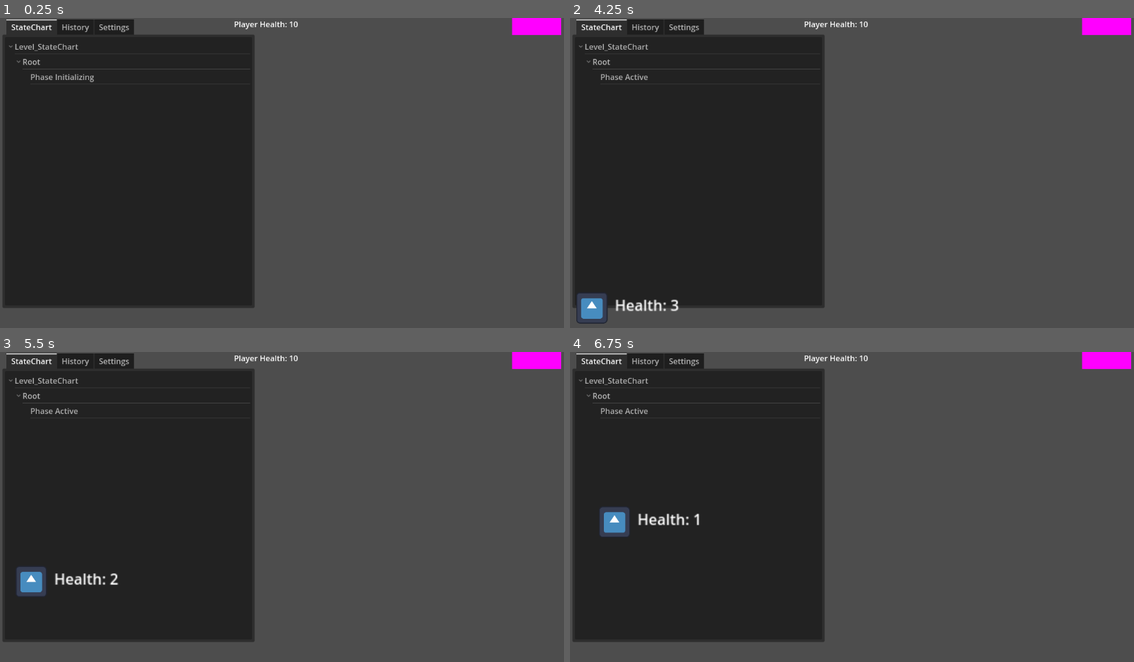
Above: before the commit, frames 1-4 (two rows, left to right).
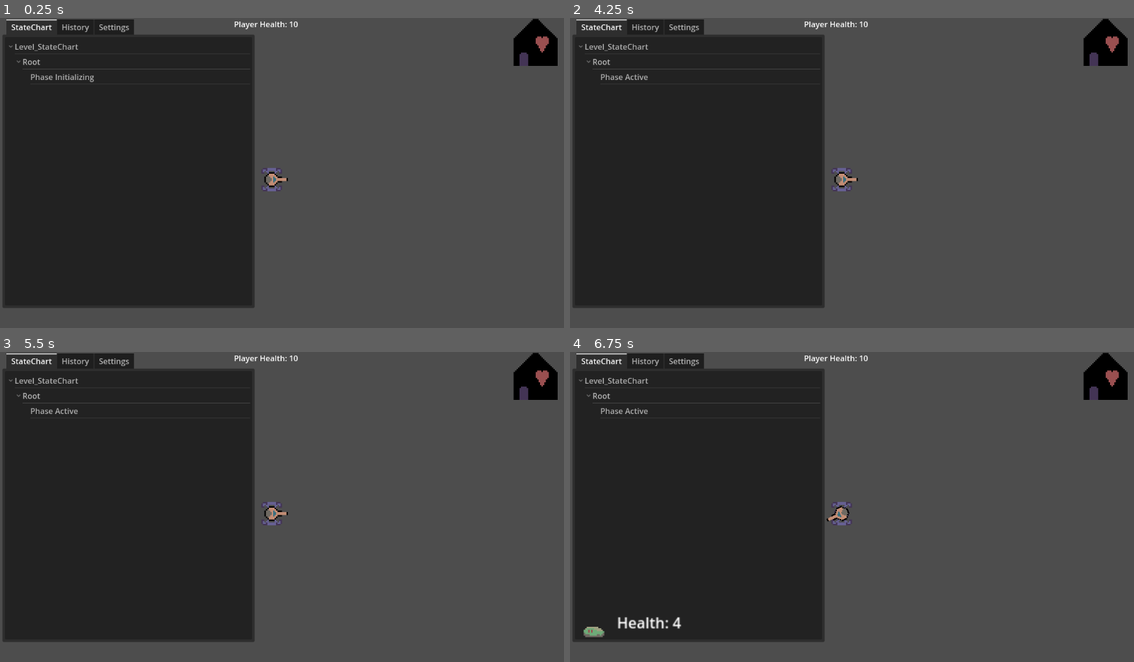
Above: after the commit, the same moments.

Repository: Jehree/GD4-TowerDefense
Game: Godot game, scene res://Scenes/Level01.tscn
Same seed, same stepped clock (60 frames per second), same inputs: the game is played once before the commit and once after it. The engine's default icon, where the game draws it, is replaced by a stand-in: a white triangle on a blue panel in a dark square.
Inputs:
- Up to frame 1 (0.25 s): no input
- Up to frame 2 (4.25 s): tap Enter (ui_accept) at 0.5, 0.77, 1.25, 1.52, 2, 2.75, 3.02, 3.5, 3.77 s; hold Shift 0.53-1.28 s; tap Shift at 1.35, 2.85 s; hold Shift 2.03-2.78 s; hold Shift from 3.53 s (still down)
- Up to frame 3 (5.5 s): release Shift at 4.28 s; tap Shift at 4.35 s; tap Enter (ui_accept) at 4.52 s; hold Shift from 5.03 s (still down)
- Up to frame 4 (6.75 s): release Shift at 5.78 s; tap Shift at 5.85 s; tap Enter (ui_accept) at 6.02 s; hold Shift from 6.53 s (still down)

The runs differ from the first frame. In frame 1, 1.5% of the frame differs, in the area x 46-100%, y 0-56%; in frame 2, 2.1%; in frame 3, 2.2%; in frame 4, 2.6%, in the area x 2-100%, y 0-93%.

Commit message:
beginnings of the turrets!

Diff:
--- a/Prefabs/Enemy.tscn
+++ b/Prefabs/Enemy.tscn
@@ -1,12 +1,13 @@
 [gd_scene load_steps=4 format=3 uid="uid://cpo4bka3uu6eh"]
 
 [ext_resource type="Script" path="res://Scripts/enemy.gd" id="1_n24rm"]
-[ext_resource type="Texture2D" uid="uid://conxl4tvl53xu" path="res://Sprites/icon.svg" id="2_ui2yd"]
+[ext_resource type="Texture2D" uid="uid://eufwu1xsqs3g" path="res://Sprites/enemy.png" id="2_o12cd"]
 
-[sub_resource type="CircleShape2D" id="CircleShape2D_gamku"]
-radius = 42.19
+[sub_resource type="CapsuleShape2D" id="CapsuleShape2D_yox7m"]
+radius = 13.9979
+height = 48.0276
 
-[node name="Enemy_Path_Follower" type="PathFollow2D"]
+[node name="Enemy_Path_Follower" type="PathFollow2D" groups=["Enemy"]]
 position = Vector2(42, 617)
 rotation = -1.12475
 rotates = false
@@ -14,9 +15,11 @@
 script = ExtResource("1_n24rm")
 
 [node name="Enemy" type="Sprite2D" parent="."]
+texture_filter = 1
+texture_repeat = 1
 rotation = 1.12399
-scale = Vector2(0.5, 0.5)
-texture = ExtResource("2_ui2yd")
+scale = Vector2(3, 3)
+texture = ExtResource("2_o12cd")
 
 [node name="Health_Amount" type="Label" parent="."]
 unique_name_in_owner = true
@@ -31,7 +34,9 @@
 [node name="Area2D" type="Area2D" parent="."]
 
 [node name="CollisionShape2D" type="CollisionShape2D" parent="Area2D"]
-shape = SubResource("CircleShape2D_gamku")
+position = Vector2(-13.9638, 5.56891)
+rotation = -0.44648
+shape = SubResource("CapsuleShape2D_yox7m")
 debug_color = Color(0, 0.6, 0.701961, 0.419608)
 
 [connection signal="area_entered" from="Area2D" to="." method="_on_area_2d_area_entered"]
--- /dev/null
+++ b/Prefabs/basic_turret.tscn
@@ -0,0 +1,82 @@
+[gd_scene load_steps=10 format=3 uid="uid://d3h3hkhvoekk5"]
+
+[ext_resource type="Script" path="res://Scripts/turret.gd" id="1_3lr8o"]
+[ext_resource type="Texture2D" uid="uid://cg46g73crgrwe" path="res://Sprites/turret base.png" id="2_nimrw"]
+[ext_resource type="Texture2D" uid="uid://csvnjbb835v6" path="res://Sprites/turret gun.png" id="3_bqss5"]
+[ext_resource type="Script" path="res://addons/godot_state_charts/state_chart.gd" id="4_p7u0d"]
+[ext_resource type="Script" path="res://addons/godot_state_charts/compound_state.gd" id="5_4xj8v"]
+[ext_resource type="Script" path="res://addons/godot_state_charts/atomic_state.gd" id="6_0bpvb"]
+[ext_resource type="Script" path="res://addons/godot_state_charts/transition.gd" id="7_mrqug"]
+[ext_resource type="PackedScene" uid="uid://bcwkugn6v3oy7" path="res://addons/godot_state_charts/utilities/state_chart_debugger.tscn" id="8_f2xvv"]
+
+[sub_resource type="CircleShape2D" id="CircleShape2D_o87t2"]
+radius = 183.678
+
+[node name="Basic_Turret" type="Node2D"]
+scale = Vector2(3, 3)
+script = ExtResource("1_3lr8o")
+targetSwapDelay = 2.0
+priorityOverrideHealthThreshold = 0.5
+enemyPriorityList = Array[int]([2, 1, 0])
+
+[node name="Sprite2D_Base" type="Sprite2D" parent="."]
+texture_filter = 1
+texture_repeat = 1
+texture = ExtResource("2_nimrw")
+
+[node name="Gun" type="Node2D" parent="."]
+
+[node name="Sprite2D_Gun" type="Sprite2D" parent="Gun"]
+texture_filter = 1
+texture_repeat = 1
+rotation = 1.57079
+texture = ExtResource("3_bqss5")
+offset = Vector2(0, -3)
+
+[node name="Barrel_End" type="Node2D" parent="Gun"]
+position = Vector2(11, -3.05176e-05)
+
+[node name="Detection_Area" type="Area2D" parent="."]
+
+[node name="CollisionShape2D" type="CollisionShape2D" parent="Detection_Area"]
+shape = SubResource("CircleShape2D_o87t2")
+
+[node name="Turret_StateChart" type="Node" parent="."]
+script = ExtResource("4_p7u0d")
+
+[node name="Root" type="Node" parent="Turret_StateChart"]
+script = ExtResource("5_4xj8v")
+initial_state = NodePath("Idle")
+
+[node name="Idle" type="Node" parent="Turret_StateChart/Root"]
+script = ExtResource("6_0bpvb")
+
+[node name="To Targeting" type="Node" parent="Turret_StateChart/Root/Idle"]
+script = ExtResource("7_mrqug")
+to = NodePath("../../Targeting")
+event = &"targeting"
+
+[node name="Targeting" type="Node" parent="Turret_StateChart/Root"]
+script = ExtResource("6_0bpvb")
+
+[node name="To Idle" type="Node" parent="Turret_StateChart/Root/Targeting"]
+script = ExtResource("7_mrqug")
+to = NodePath("../../Idle")
+event = &"idle"
+
+[node name="StateChartDebugger" parent="." instance=ExtResource("8_f2xvv")]
+visible = false
+offset_left = 48.3333
+offset_top = -55.6667
+offset_right = 406.333
+offset_bottom = 309.333
+scale = Vector2(0.284341, 0.284341)
+
+[node name="Target_Swap_Timer" type="Timer" parent="."]
+
+[connection signal="area_entered" from="Detection_Area" to="." method="_on_detection_area_area_entered"]
+[connection signal="area_exited" from="Detection_Area" to="." method="_on_detection_area_area_exited"]
+[connection signal="state_entered" from="Turret_StateChart/Root/Targeting" to="." method="_on_targeting_state_entered"]
+[connection signal="state_exited" from="Turret_StateChart/Root/Targeting" to="." method="_on_targeting_state_exited"]
+[connection signal="state_processing" from="Turret_StateChart/Root/Targeting" to="." method="_on_targeting_state_processing"]
+[connection signal="timeout" from="Target_Swap_Timer" to="." method="_on_target_swap_timer_timeout"]
--- a/Resources/Phases/Level01/Level01_Phase01.tres
+++ b/Resources/Phases/Level01/Level01_Phase01.tres
@@ -14,3 +14,4 @@
 enemy02_res = ExtResource("2_q7pjb")
 enemy03_res = ExtResource("3_i441h")
 timeBetweenSpawns = 3.0
+phaseCooldown = 3.0
--- a/Resources/Phases/Level03/Level03_Phase02.tres
+++ b/Resources/Phases/Level03/Level03_Phase02.tres
@@ -10,6 +10,9 @@
 enemy01_count = 10
 enemy02_count = 10
 enemy03_count = 8
+enemy04_count = 5
 enemy01_res = ExtResource("1_p8d7r")
 enemy02_res = ExtResource("2_tnphd")
 enemy03_res = ExtResource("3_ntals")
+timeBetweenSpawns = 1.0
+phaseCooldown = 3.0
--- a/Resources/Phases/TestingPhase/TESTING_PHASE.tres
+++ b/Resources/Phases/TestingPhase/TESTING_PHASE.tres
@@ -8,10 +8,10 @@
 [resource]
 script = ExtResource("4_lss3v")
 enemy01_count = 1
-enemy02_count = 0
-enemy03_count = 0
+enemy02_count = 1
+enemy03_count = 1
 enemy01_res = ExtResource("1_o8vmh")
 enemy02_res = ExtResource("2_ppay4")
 enemy03_res = ExtResource("3_vdni4")
-timeBetweenSpawns = 1.0
+timeBetweenSpawns = 3.0
 phaseCooldown = 3.0
--- a/Resources/enemy_01.tres
+++ b/Resources/enemy_01.tres
@@ -4,6 +4,8 @@
 
 [resource]
 script = ExtResource("1_ys88y")
-enemyDamage = 2
-moveSpeed = 100
+enemyType = 0
+enemyDamage = 3
+moveSpeed = 150
 maxHealth = 3
+scoreValue = 2
--- a/Resources/enemy_02.tres
+++ b/Resources/enemy_02.tres
@@ -4,6 +4,8 @@
 
 [resource]
 script = ExtResource("1_r482j")
+enemyType = 2
 enemyDamage = 5
-moveSpeed = 150
+moveSpeed = 80
 maxHealth = 5
+scoreValue = 3
--- a/Resources/enemy_03.tres
+++ b/Resources/enemy_03.tres
@@ -4,6 +4,8 @@
 
 [resource]
 script = ExtResource("1_m0u4u")
+enemyType = 1
 enemyDamage = 3
-moveSpeed = 250
-maxHealth = 8
+moveSpeed = 200
+maxHealth = 2
+scoreValue = 4
--- a/Scenes/Level01.tscn
+++ b/Scenes/Level01.tscn
@@ -1,15 +1,17 @@
-[gd_scene load_steps=14 format=3 uid="uid://bqcye3p3xus0m"]
+[gd_scene load_steps=15 format=3 uid="uid://bqcye3p3xus0m"]
 
 [ext_resource type="PackedScene" uid="uid://bcwkugn6v3oy7" path="res://addons/godot_state_charts/utilities/state_chart_debugger.tscn" id="1_p05oh"]
 [ext_resource type="Script" path="res://Scripts/home_base.gd" id="2_7e0ir"]
 [ext_resource type="Script" path="res://Scripts/health_ui.gd" id="3_8aa4j"]
 [ext_resource type="Resource" uid="uid://dwjri8tpxrnh7" path="res://Resources/Phases/TestingPhase/TESTING_PHASE.tres" id="3_hdw1t"]
 [ext_resource type="Script" path="res://Scripts/level_controller.gd" id="5_qh4mb"]
+[ext_resource type="Texture2D" uid="uid://i08asv57scio" path="res://Sprites/home base.png" id="6_ej1rl"]
 [ext_resource type="Script" path="res://Scripts/enemy_spawner.gd" id="8_eocyy"]
 [ext_resource type="Script" path="res://addons/godot_state_charts/state_chart.gd" id="8_vr8dj"]
 [ext_resource type="Script" path="res://addons/godot_state_charts/compound_state.gd" id="9_m634t"]
 [ext_resource type="Script" path="res://addons/godot_state_charts/atomic_state.gd" id="10_kvbm7"]
 [ext_resource type="Script" path="res://addons/godot_state_charts/transition.gd" id="11_eiycb"]
+[ext_resource type="PackedScene" uid="uid://d3h3hkhvoekk5" path="res://Prefabs/basic_turret.tscn" id="12_0rquj"]
 
 [sub_resource type="Curve2D" id="Curve2D_4io5x"]
 resource_local_to_scene = true
@@ -17,9 +19,6 @@
 "points": PackedVector2Array(0, 0, 0, 0, 42, 617, -227.86, -1.12246, 227.86, 1.12246, 327, 21, -186.329, 28.0616, 186.329, -28.0616, 520, 601, -142.553, -25.8166, 142.553, 25.8166, 800, 51, -143.675, -13.4695, 143.675, 13.4695, 912, 583, 0, 0, 0, 0, 1095, 38)
 }
 point_count = 6
-
-[sub_resource type="PlaceholderTexture2D" id="PlaceholderTexture2D_8l4ak"]
-size = Vector2(100, 50)
 
 [sub_resource type="RectangleShape2D" id="RectangleShape2D_cyjm1"]
 size = Vector2(107, 44)
@@ -57,8 +56,11 @@
 script = ExtResource("2_7e0ir")
 
 [node name="Sprite2D" type="Sprite2D" parent="Home_Base" groups=["HomeBase"]]
-position = Vector2(1096, 10)
-texture = SubResource("PlaceholderTexture2D_8l4ak")
+texture_filter = 1
+texture_repeat = 1
+position = Vector2(1094, 50)
+scale = Vector2(3, 3)
+texture = ExtResource("6_ej1rl")
 
 [node name="Health_Amount" type="Label" parent="Home_Base"]
 unique_name_in_owner = true
@@ -73,7 +75,7 @@
 position = Vector2(1096, 10)
 
 [node name="CollisionShape2D" type="CollisionShape2D" parent="Home_Base/Area2D"]
-position = Vector2(-0.5, 12)
+position = Vector2(-3, 72)
 shape = SubResource("RectangleShape2D_cyjm1")
 
 [node name="Health_UI" type="Label" parent="."]
@@ -124,6 +126,9 @@
 to = NodePath("../../Phase Initializing")
 event = &"phase_init"
 
+[node name="Basic_Turret" parent="." instance=ExtResource("12_0rquj")]
+position = Vector2(555, 331)
+
 [connection signal="timeout" from="Level_Controller/Phase_Cooldown" to="Level_Controller" method="_on_phase_cooldown_timeout"]
 [connection signal="END_OF_PHASE" from="Enemy_Spawner" to="Level_Controller" method="_on_enemy_spawner_end_of_phase"]
 [connection signal="child_exiting_tree" from="Enemy_Spawner/Enemy_Path" to="Level_Controller" method="_on_enemy_path_child_exiting_tree"]
--- a/Scripts/enemy.gd
+++ b/Scripts/enemy.gd
@@ -1,10 +1,11 @@
 extends PathFollow2D
 
-@export var moveSpeed := 100.0
-@export var maxHealth := 5
+var moveSpeed := 100.0
+var maxHealth := 5
 var currentHealth: int
-@export var enemyDamage := 2
-@export var scoreValue := 2
+var enemyDamage := 2
+var scoreValue := 2
+var enemyType
 
 signal ENEMY_DEATH(scoreValue: int)
 
--- a/Scripts/enemy_resource.gd
+++ b/Scripts/enemy_resource.gd
@@ -1,6 +1,8 @@
 extends Resource
 class_name Enemy_Resource
 
+@export var enemyType:ENM.EnemyType = ENM.EnemyType.BASIC
 @export var enemyDamage:int
 @export var moveSpeed:int
 @export var maxHealth:int
+@export var scoreValue:int
--- a/Scripts/enemy_spawner.gd
+++ b/Scripts/enemy_spawner.gd
@@ -39,7 +39,9 @@
 
 func InstantiateEnemy(enemyResource:Enemy_Resource):
 	var instance = enemyToInstantiate.instantiate()
+	instance.enemyType = enemyResource.enemyType
 	instance.enemyDamage = enemyResource.enemyDamage
 	instance.moveSpeed = enemyResource.moveSpeed
 	instance.maxHealth = enemyResource.maxHealth
+	instance.scoreValue = enemyResource.scoreValue
 	%Enemy_Path.add_child(instance)
--- a/Scripts/enums.gd
+++ b/Scripts/enums.gd
@@ -1,6 +1,6 @@
 extends Node
 
-enum EnemyType {
+enum EnemyName {
 	ENEMY01,
 	ENEMY02,
 	ENEMY03
@@ -10,3 +10,9 @@
 	COUNT,
 	RESOURCE
 }
+
+enum EnemyType {
+	BASIC,
+	FAST,
+	TANK
+}
--- a/Scripts/level_controller.gd
+++ b/Scripts/level_controller.gd
@@ -39,8 +39,12 @@
 		var thisEnemyCount = thisEnemyElement[ENM.DataType.COUNT]
 		var thisEnemyResource = thisEnemyElement[ENM.DataType.RESOURCE]
 
-		for i in thisEnemyCount:
-			enemyResourcesOrder.append(thisEnemyResource)
+		if thisEnemyResource != null:
+			for i in thisEnemyCount:
+				enemyResourcesOrder.append(thisEnemyResource)
+
+		if thisEnemyResource == null and thisEnemyCount != 0:
+			print("Check for null enemy resource file on level controller!")
 
 	return enemyResourcesOrder
 
--- a/Scripts/level_phase_resource.gd
+++ b/Scripts/level_phase_resource.gd
@@ -18,15 +18,15 @@
 
 func GetPhaseDictionary() -> Dictionary:
 	return {
-			ENM.EnemyType.ENEMY01: {
+			ENM.EnemyName.ENEMY01: {
 				ENM.DataType.COUNT: enemy01_count,
 				ENM.DataType.RESOURCE: enemy01_res
 			},
-			ENM.EnemyType.ENEMY02: {
+			ENM.EnemyName.ENEMY02: {
 				ENM.DataType.COUNT: enemy02_count,
 				ENM.DataType.RESOURCE: enemy02_res
 			},
-			ENM.EnemyType.ENEMY03: {
+			ENM.EnemyName.ENEMY03: {
 				ENM.DataType.COUNT: enemy03_count,
 				ENM.DataType.RESOURCE: enemy03_res
 			}
--- /dev/null
+++ b/Scripts/turret.gd
@@ -0,0 +1,81 @@
+extends Node2D
+
+@export var targetSwapDelay:float
+@export_range(0, 1) var priorityOverrideHealthThreshold:float
+@export var enemyPriorityList: Array[ENM.EnemyType]
+
+
+@onready var gun := $Gun
+@onready var stateChart:StateChart = $Turret_StateChart
+var detectedEnemiesDict: Dictionary = {}
+var targetedEnemyKey := ""
+
+func GetNewestEnemyKey() -> String:
+	var iterCounter:int = 0
+	for key in detectedEnemiesDict:
+		iterCounter += 1
+		if iterCounter == detectedEnemiesDict.size():
+			return key
+	return targetedEnemyKey
+
+
+func GetOldestEnemyKey() -> String:
+	for key in detectedEnemiesDict:return key
+	return targetedEnemyKey
+
+
+func GetHighestPriorityEnemyKey() -> String:
+	for enemyType in enemyPriorityList:
+		for key in detectedEnemiesDict:
+			if enemyType == detectedEnemiesDict[key].enemyType:
+				return key
+	return targetedEnemyKey
+
+
+func StartTargetSwapTimer() -> void:
+	$Target_Swap_Timer.wait_time = targetSwapDelay
+	$Target_Swap_Timer.start()
+
+
+# v----- SIGNAL FUNCS -----v
+func _on_detection_area_area_entered(area: Area2D) -> void:
+	var enemyNode = area.get_parent()
+	if enemyNode.is_in_group("Enemy"):
+		detectedEnemiesDict[enemyNode.name] = enemyNode
+		targetedEnemyKey = GetOldestEnemyKey()
+		ToTargetingState()
+		print("target swap timer started")
+		StartTargetSwapTimer()
+
+
+func _on_detection_area_area_exited(area: Area2D) -> void:
+	var enemyNode = area.get_parent()
+	if enemyNode.is_in_group("Enemy"):
+		detectedEnemiesDict.erase(enemyNode.name)
+
+		if detectedEnemiesDict.size() == 0:
+			ToIdleState()
+		else:
+			targetedEnemyKey = GetOldestEnemyKey()
+
+func _on_target_swap_timer_timeout() -> void:
+	targetedEnemyKey = GetHighestPriorityEnemyKey()
+# ^----- SIGNAL FUNCS -----^
+
+# v----- STATE CHART FUNCS -----v
+func _on_targeting_state_processing(delta) -> void:
+	gun.look_at(detectedEnemiesDict[targetedEnemyKey].global_position)
+
+func _on_targeting_state_entered() -> void:
+	targetedEnemyKey = GetHighestPriorityEnemyKey()
+
+func _on_targeting_state_exited() -> void:
+	targetedEnemyKey = ""
+	$Target_Swap_Timer.stop()
+# ^----- STATE CHART FUNCS -----^
+
+func ToTargetingState() -> void:
+	stateChart.send_event("targeting")
+
+func ToIdleState() -> void:
+	stateChart.send_event("idle")
Binary file added: Sprites/enemy.png
Not shown, added: Sprites/enemy.png.import
Binary file added: Sprites/home base.png
Not shown, added: Sprites/home base.png.import
Binary file added: Sprites/turret base.png
Not shown, added: Sprites/turret base.png.import
Binary file added: Sprites/turret gun.png
Not shown, added: Sprites/turret gun.png.import
Binary file added: first placeholder sprites.aseprite
